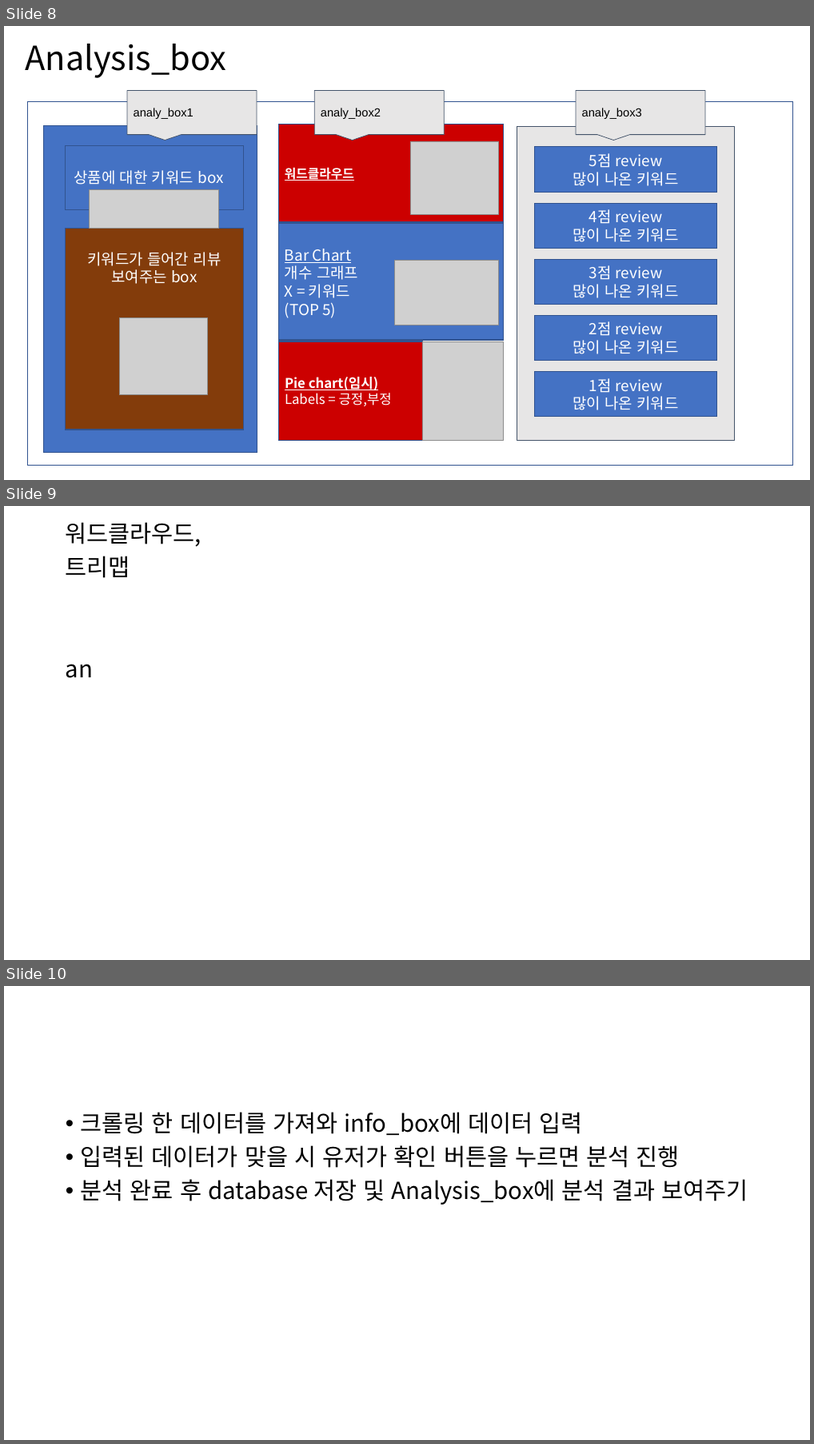
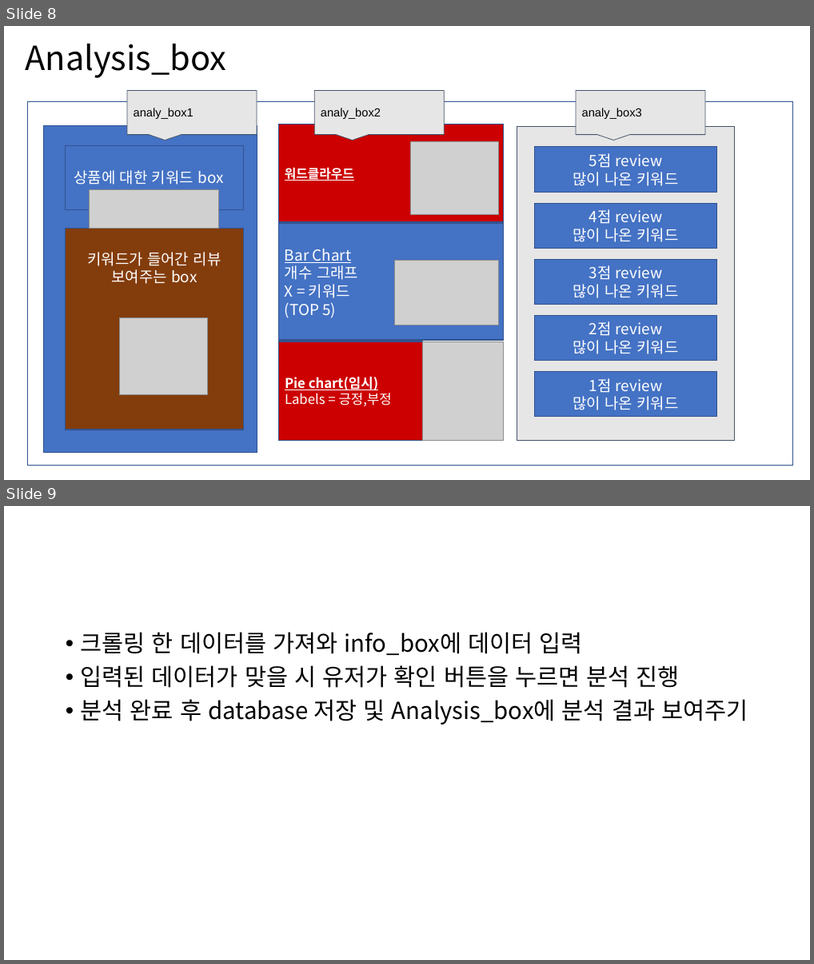
Before and after one commit to katimere15/coupang_pj, a slide deck: written_plan/쿠팡 상품평 분석 레이아웃.pptx. Shown one above the other, each under a label of ours: slides 8, 9 and 10 before the commit, slides 8 and 9 after it. The pictures are 814x1444 and 814x964 pixels, drawn with LibreOffice and Linux fonts; fonts in the diff are those of the drawing; grey boxes stand for pictures. Boxes give left, top, right and bottom in pixels: in the first picture for what was removed or moved away, otherwise in the second. Text is boxed around its words. In the diff, an @@ line names an element or a change of style, - is before the commit and + after.

```diff
--- a/written_plan/쿠팡 상품평 분석 레이아웃.pptx
+++ b/written_plan/쿠팡 상품평 분석 레이아웃.pptx
@@ slide 9 removed at <box>4,506,810,960</box>, background #FFFFFF @@
@@ text removed at <box>66,522,202,678</box> @@
-워드클라우드,
-트리맵
-an
@@ what was slide 10 is now slide 9 @@
```
Also in this commit, not shown: 4 slides changed.
